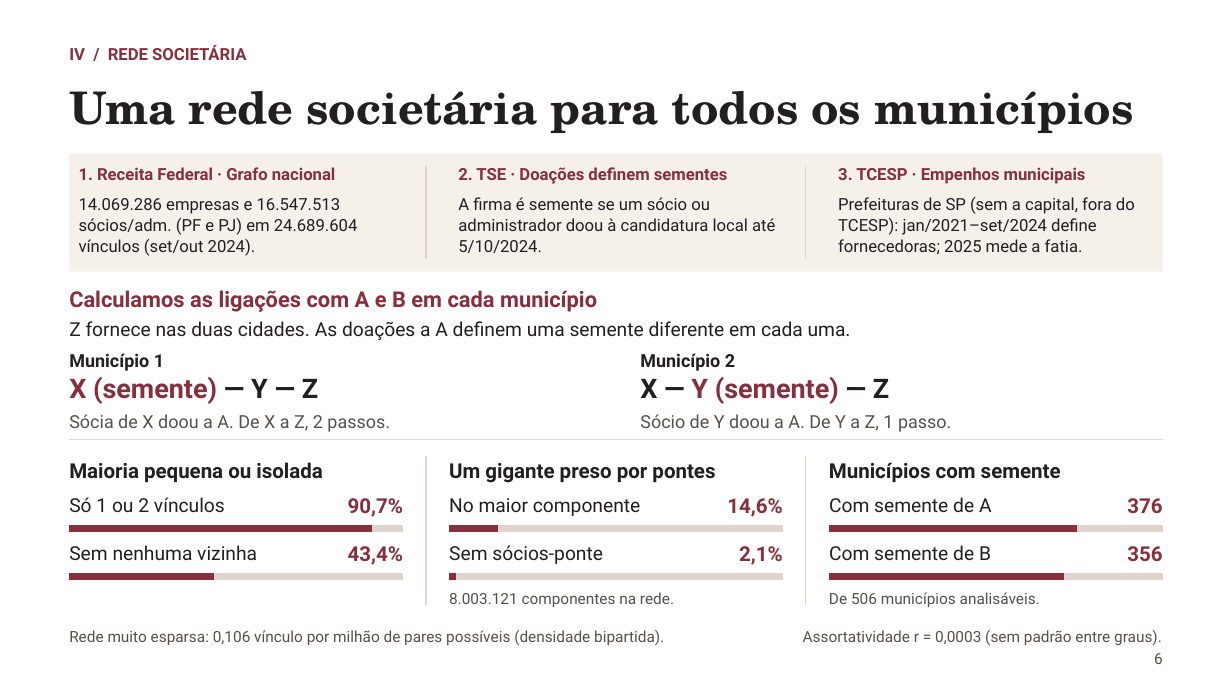
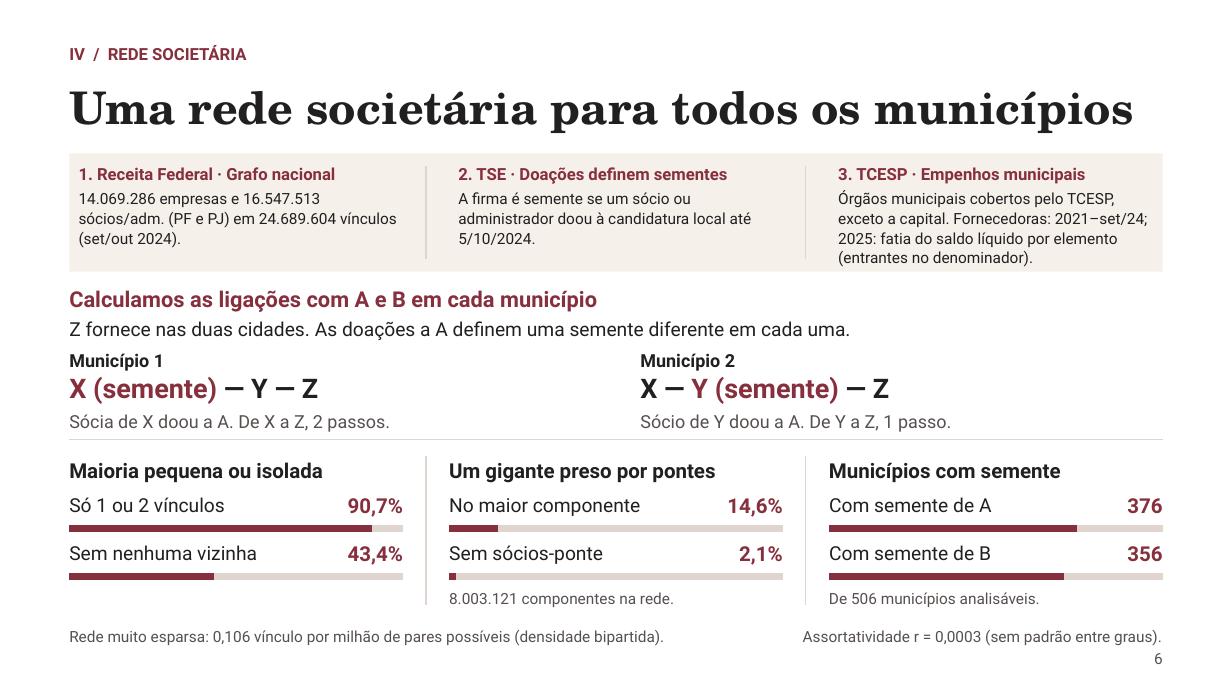
Before and after one commit to rafaelt0/redes-empresariais-alternancia-politica, a slide deck: slide 6 of output/deck.pptx. Drawn at 1232x693 pixels with LibreOffice and Linux fonts; fonts in the diff are those of the drawing. Boxes give left, top, right and bottom in pixels: in the first picture for what was removed or moved away, otherwise in the second. Text is boxed around its words. In the diff, an @@ line names an element or a change of style, - is before the commit and + after.

Commit message:
feat: contextualizar riscos de identificação na apresentação (#13)
- Esclarecer a cobertura dos empenhos, o saldo líquido e o denominador
- Contextualizar a precisão de H1 e a comparabilidade e placebo de H2

```diff
--- a/output/deck.pptx
+++ b/output/deck.pptx
@@ text "14.069.286 empresas e 16.547.513 sócios/adm. ..." at (x1=79, y1=193, x2=397, y2=248): size 13 to 12 pt @@
@@ text "A firma é semente se ..." at (x1=458, y1=192, x2=752, y2=245): size 13 to 12 pt @@
@@ text at (x1=838, y1=191, x2=1148, y2=267): text changed; size 13 to 12 pt @@
-Prefeituras de SP (sem a capital, fora do TCESP): jan/2021–set/2024 define fornecedoras; 2025 mede a fatia.
+Órgãos municipais cobertos pelo TCESP, exceto a capital. Fornecedoras: 2021–set/24; 2025: fatia do saldo líquido por elemento (entrantes no denominador).
```
Also in this commit, not shown: 4 other slides changed, 8 other files.
